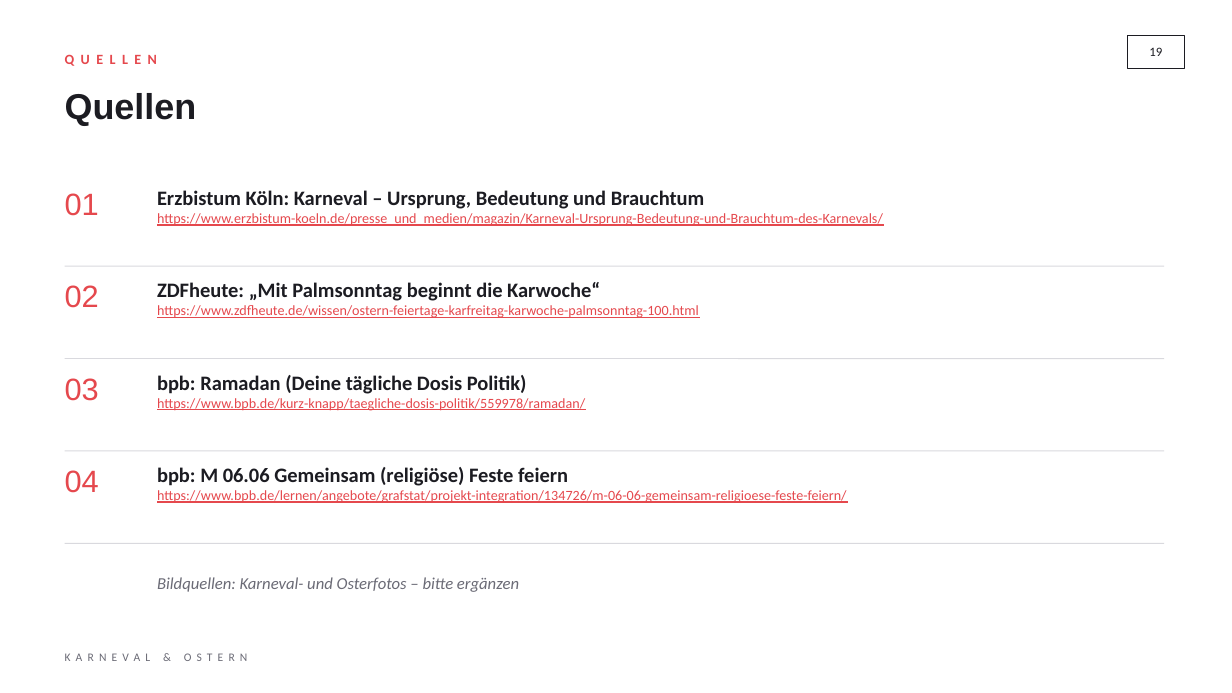
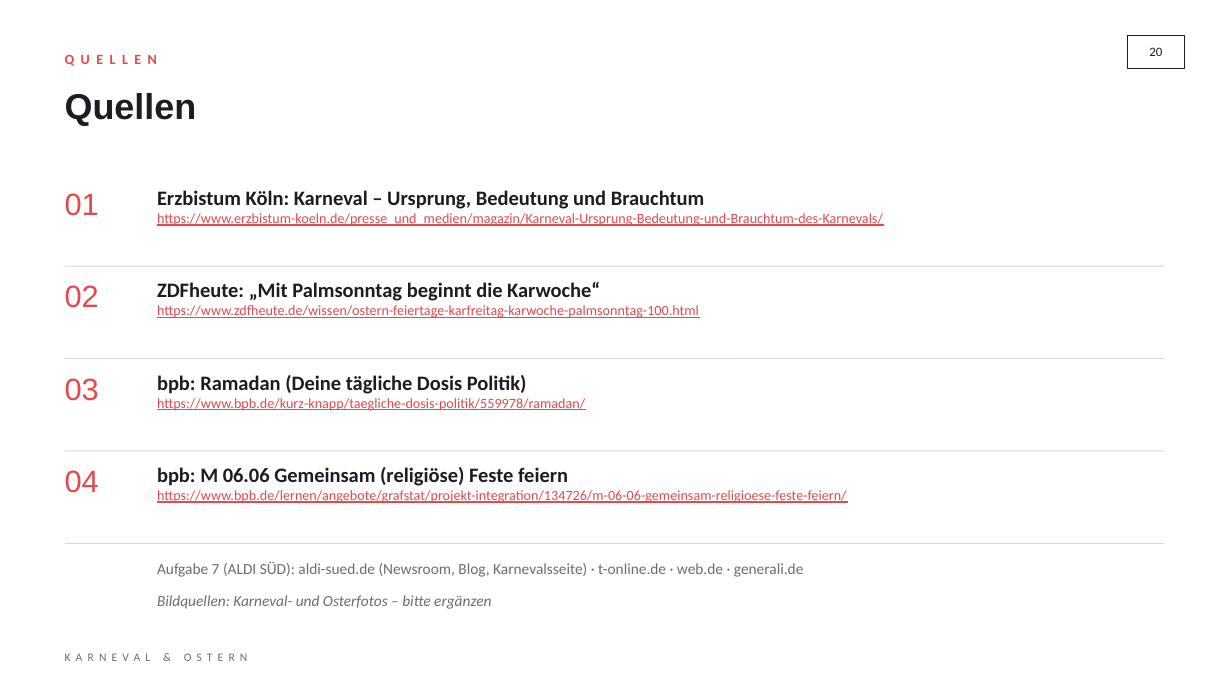
Before and after one commit to Flxrian/Erinnerung, a slide deck: slide 20 of Karneval_und_Ostern.pptx (slide 19 before the commit). Drawn at 1232x693 pixels with LibreOffice and Linux fonts; fonts in the diff are those of the drawing. Boxes give left, top, right and bottom in pixels: in the first picture for what was removed or moved away, otherwise in the second. Text is boxed around its words. In the diff, an @@ line names an element or a change of style, - is before the commit and + after.

```diff
--- a/Karneval_und_Ostern.pptx
+++ b/Karneval_und_Ostern.pptx
@@ page number at (1149, 47, 1162, 56): text changed @@
-19
+20
@@ text added at (157, 562, 804, 577), 12 pt, text #6B6B76 @@
+Aufgabe 7 (ALDI SÜD): aldi-sued.de (Newsroom, Blog, Karnevalsseite) · t-online.de · web.de · generali.de
@@ text "Bildquellen: Karneval- und Osterfotos – ...": place and size @@
-text "Bildquellen: Karneval- und Osterfotos – ..." at (157, 577, 519, 592)
+text "Bildquellen: Karneval- und Osterfotos – ..." at (157, 595, 491, 609)
@@ text "Bildquellen: Karneval- und Osterfotos – ..." at (157, 595, 491, 609): size 13 to 12 pt @@
```
Also in this commit, not shown: 1 other slide changed, 1 slide added.
